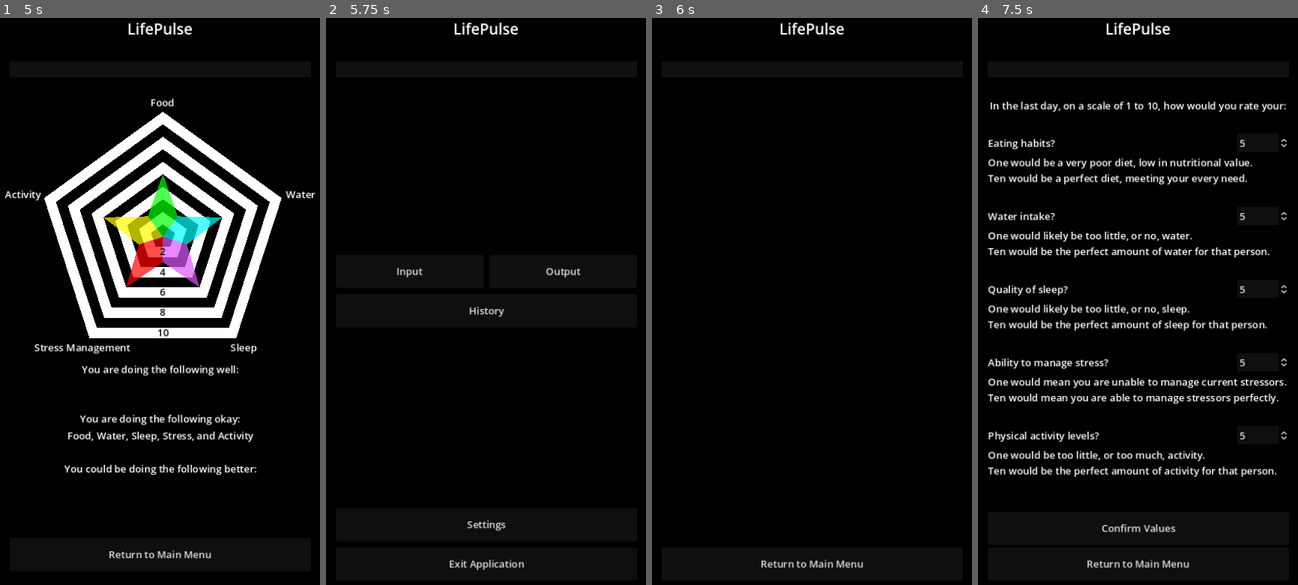
Above: before the commit, frames 1-4 (left to right).
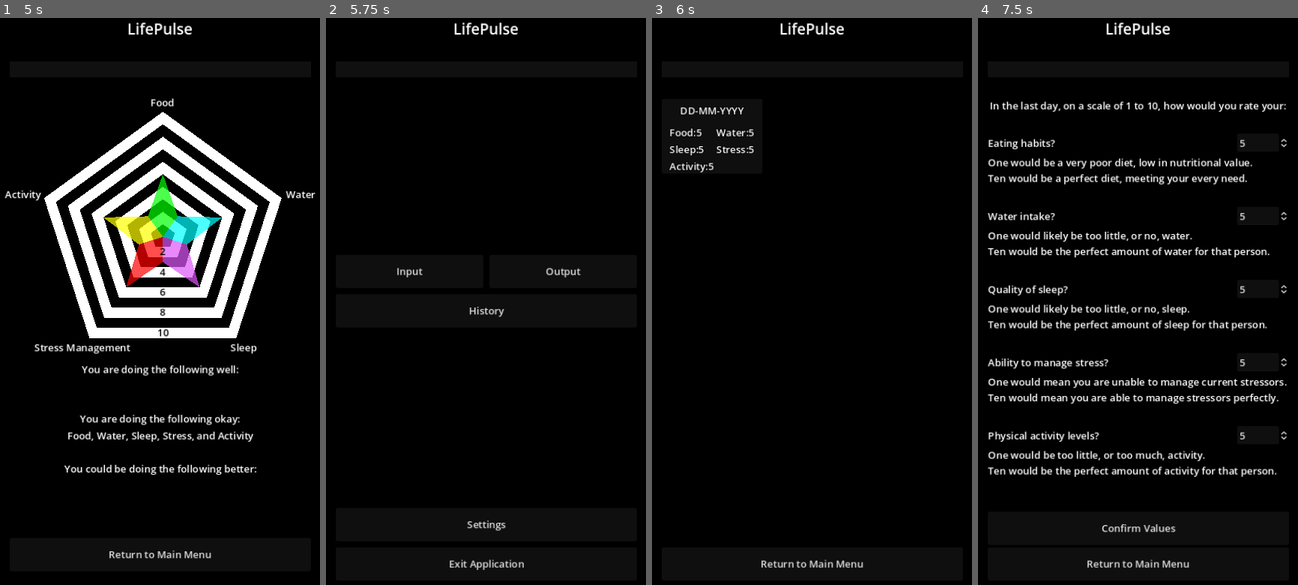
Above: after the commit, the same moments.

Repository: Thorqs/VitaPulsi
Game: Godot game, scene res://control.tscn
Two runs of this game, one before a commit and one after it. Both use one fixed random seed, a clock stepped at 60 frames per second and the inputs below.
Inputs:
- Up to frame 1 (5 s): click "Input" at 0.5 s; click "Confirm Values" at 1.25 s; click "Confirm Values" at 2 s; click "Confirm" at 2.75 s; click "Return to Main Menu" at 3.5 s; click "Output" at 4.25 s
- Up to frame 2 (5.75 s): click "Return to Main Menu" at 5 s
- Up to frame 3 (6 s): click "History" at 5.75 s
- Up to frame 4 (7.5 s): click "Return to Main Menu" at 6.5 s; click "Input" at 7.25 s

Frames 1-2 are identical in both runs. In frame 3, 0.7% of the frame differs, in the area x 5-32%, y 15-28%; in frame 4, nothing differs.

Commit message:
History updates correctly on data input

Diff:
--- a/Input.gd
+++ b/Input.gd
@@ -14,7 +14,7 @@
 
 func _on_return_to_main_button():
 	self.visible = false
-	$"../Main".visible = true
+	%Main.visible = true
 
 func _on_input_confirm_button_pressed():
 	get_node("Input Button/Input_Confirm").visible=true
@@ -32,3 +32,6 @@
 	userData.save_data([Food, Water, Sleep, Stress, Activity])
 
 	get_node("Input Button/Input_Confirm").visible=false
+
+	%Output.update_output()
+	%History.update_contents()
--- a/control.tscn
+++ b/control.tscn
@@ -70,6 +70,7 @@
 theme_override_styles/panel = SubResource("StyleBoxTexture_8pyq2")
 
 [node name="Main" type="VBoxContainer" parent="Panel/HBox/VBox"]
+unique_name_in_owner = true
 layout_mode = 2
 size_flags_vertical = 3
 theme_override_constants/separation = 10
@@ -125,6 +126,7 @@
 vertical_icon_alignment = 2
 
 [node name="Settings" type="VBoxContainer" parent="Panel/HBox/VBox"]
+unique_name_in_owner = true
 visible = false
 layout_mode = 2
 size_flags_vertical = 3
@@ -251,6 +253,7 @@
 vertical_icon_alignment = 2
 
 [node name="History" type="VBoxContainer" parent="Panel/HBox/VBox"]
+unique_name_in_owner = true
 visible = false
 layout_mode = 2
 size_flags_vertical = 3
@@ -282,6 +285,7 @@
 vertical_icon_alignment = 2
 
 [node name="Input" type="VBoxContainer" parent="Panel/HBox/VBox"]
+unique_name_in_owner = true
 visible = false
 layout_mode = 2
 size_flags_vertical = 3
@@ -523,6 +527,7 @@
 vertical_icon_alignment = 2
 
 [node name="Output" type="Control" parent="Panel/HBox/VBox"]
+unique_name_in_owner = true
 visible = false
 layout_mode = 2
 size_flags_vertical = 3
@@ -778,9 +783,7 @@
 [connection signal="pressed" from="Panel/HBox/VBox/Settings/Settings Return to Main" to="Panel/HBox/VBox/Settings" method="_on_return_to_main_button_pressed"]
 [connection signal="pressed" from="Panel/HBox/VBox/History/History Return to Main" to="Panel/HBox/VBox/History" method="_on_history_return_to_main_pressed"]
 [connection signal="pressed" from="Panel/HBox/VBox/Input/Input Button" to="Panel/HBox/VBox/Input" method="_on_input_confirm_button_pressed"]
-[connection signal="pressed" from="Panel/HBox/VBox/Input/Input Button/Input_Confirm/Input_Confirm_Panel/VBoxContainer/Confirm_Button_Box/Confirm Button" to="Panel/HBox/VBox/History" method="update_contents"]
 [connection signal="pressed" from="Panel/HBox/VBox/Input/Input Button/Input_Confirm/Input_Confirm_Panel/VBoxContainer/Confirm_Button_Box/Confirm Button" to="Panel/HBox/VBox/Input" method="_on_confirm_input_button_pressed"]
-[connection signal="pressed" from="Panel/HBox/VBox/Input/Input Button/Input_Confirm/Input_Confirm_Panel/VBoxContainer/Confirm_Button_Box/Confirm Button" to="Panel/HBox/VBox/Output" method="update_output"]
 [connection signal="pressed" from="Panel/HBox/VBox/Input/Input Button/Input_Confirm/Input_Confirm_Panel/VBoxContainer/Cancel_Button_Box/Cancel Button" to="Panel/HBox/VBox/Input" method="_on_input_cancel_button_pressed"]
 [connection signal="pressed" from="Panel/HBox/VBox/Input/Input Main Menu Button" to="Panel/HBox/VBox/Input" method="_on_return_to_main_button"]
 [connection signal="pressed" from="Panel/HBox/VBox/Output/VBoxContainer/Output Return to Main" to="Panel/HBox/VBox/Output" method="_on_output_return_to_main_pressed"]
